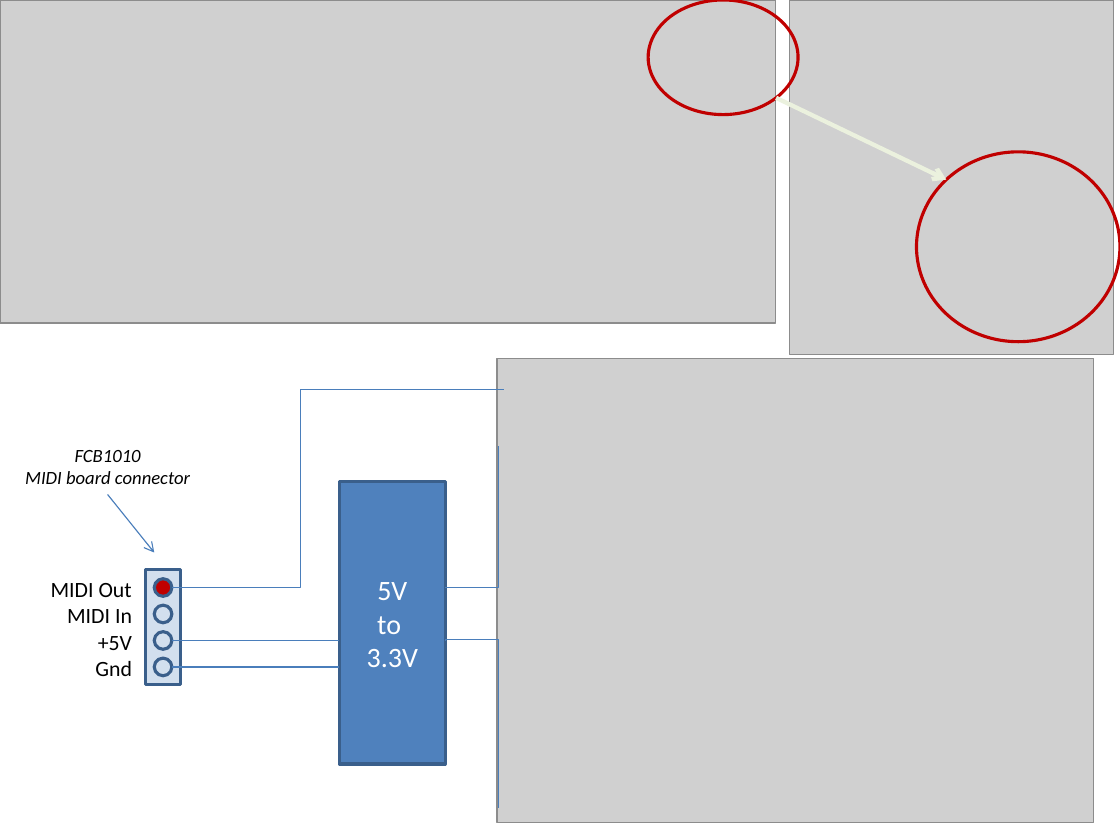
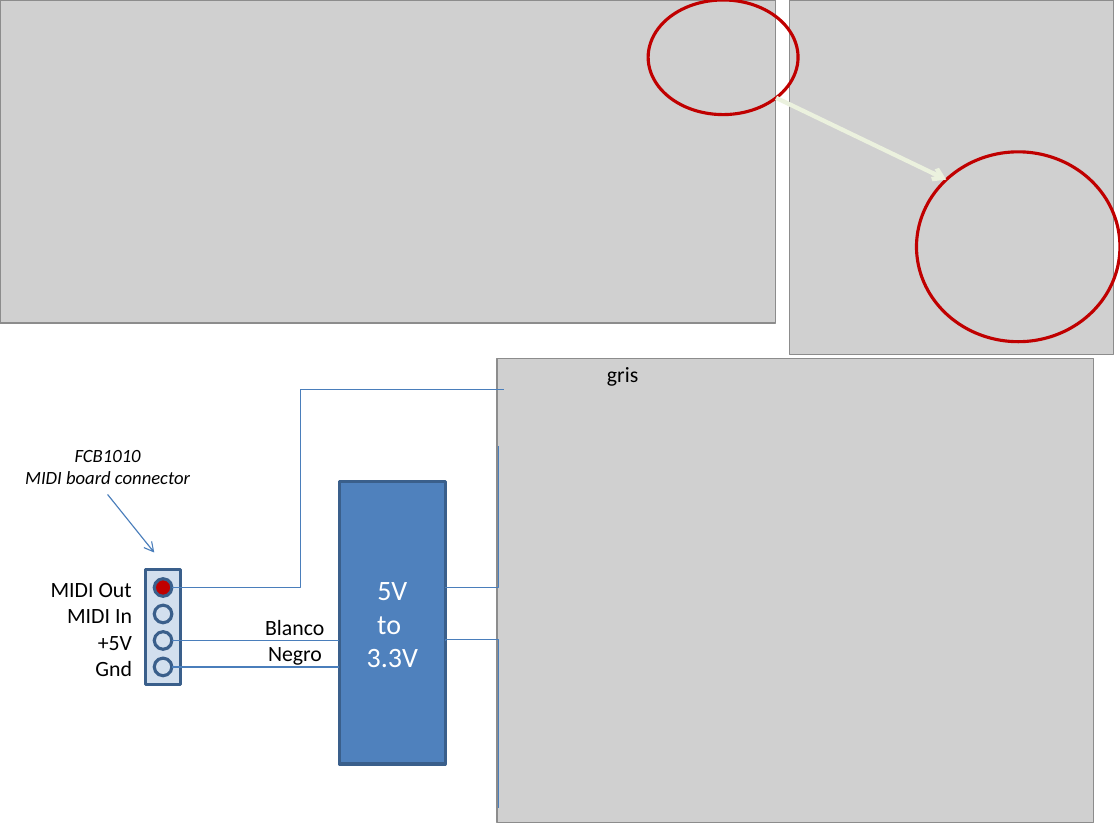
Before and after one commit to Alonsog2/fcb1010wifi, a slide deck: slide 1 of DOC/NA_FCB1010Wifi.pptx. Drawn at 1120x840 pixels with LibreOffice and Linux fonts; fonts in the diff are those of the drawing; grey boxes stand for pictures. Boxes give left, top, right and bottom in pixels: in the first picture for what was removed or moved away, otherwise in the second. Text is boxed around its words. In the diff, an @@ line names an element or a change of style, - is before the commit and + after.

```diff
--- a/DOC/NA_FCB1010Wifi.pptx
+++ b/DOC/NA_FCB1010Wifi.pptx
@@ text added at (607,367,638,386), 14 pt, text #000000 @@
+gris
@@ text added at (265,620,324,641), 14 pt, text #000000 @@
+Blanco
@@ text added at (268,647,322,668), 14 pt, text #000000 @@
+Negro
```
Also in this commit, not shown: 4 other files.
